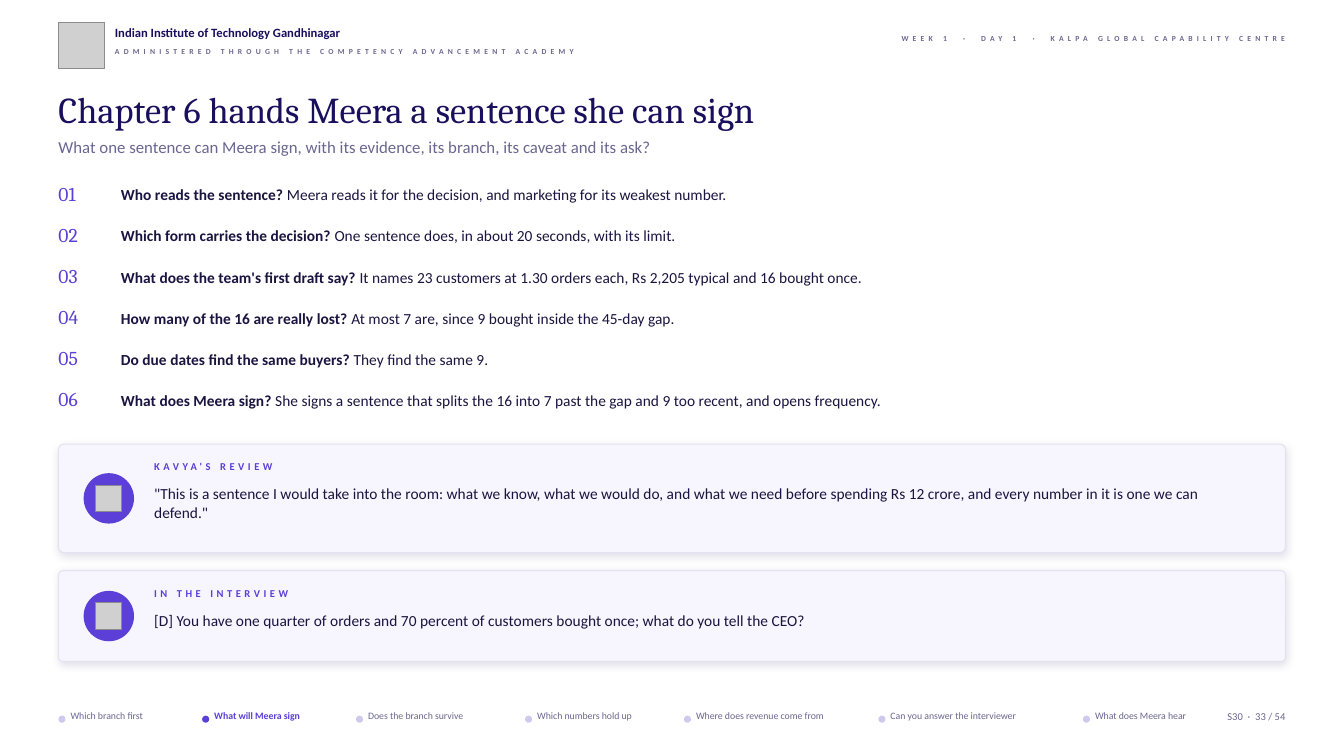
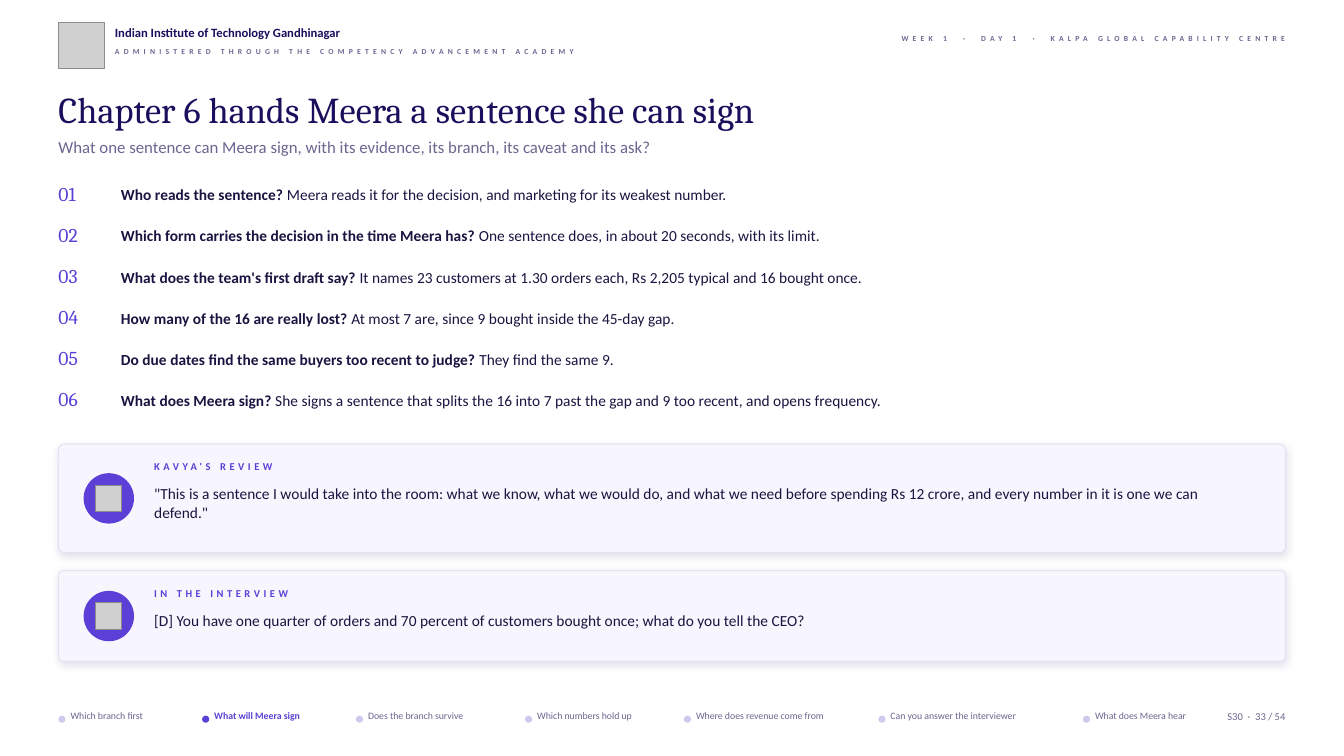
Before and after one commit to fde-academy-lab/c2-content-factory, a slide deck: slide 33 of content/W01/D1/slides/C2_W01_D01_half2_STUDENT.pptx. Drawn at 1344x756 pixels with LibreOffice and Linux fonts; fonts in the diff are those of the drawing; grey boxes stand for pictures; background and template pictures are left out. Boxes give left, top, right and bottom in pixels: in the first picture for what was removed or moved away, otherwise in the second. Text is boxed around its words. In the diff, an @@ line names an element or a change of style, - is before the commit and + after.

```diff
--- a/content/W01/D1/slides/C2_W01_D01_half2_STUDENT.pptx
+++ b/content/W01/D1/slides/C2_W01_D01_half2_STUDENT.pptx
@@ text at [121, 230, 820, 243]: text changed @@
-Which form carries the decision? One sentence does, in about 20 seconds, with its limit.
+Which form carries the decision in the time Meera has? One sentence does, in about 20 seconds, with its limit.
@@ text at [121, 354, 614, 368]: text changed @@
-Do due dates find the same buyers? They find the same 9.
+Do due dates find the same buyers too recent to judge? They find the same 9.
```
Also in this commit, not shown: 1 other slide changed, 10 other files.
